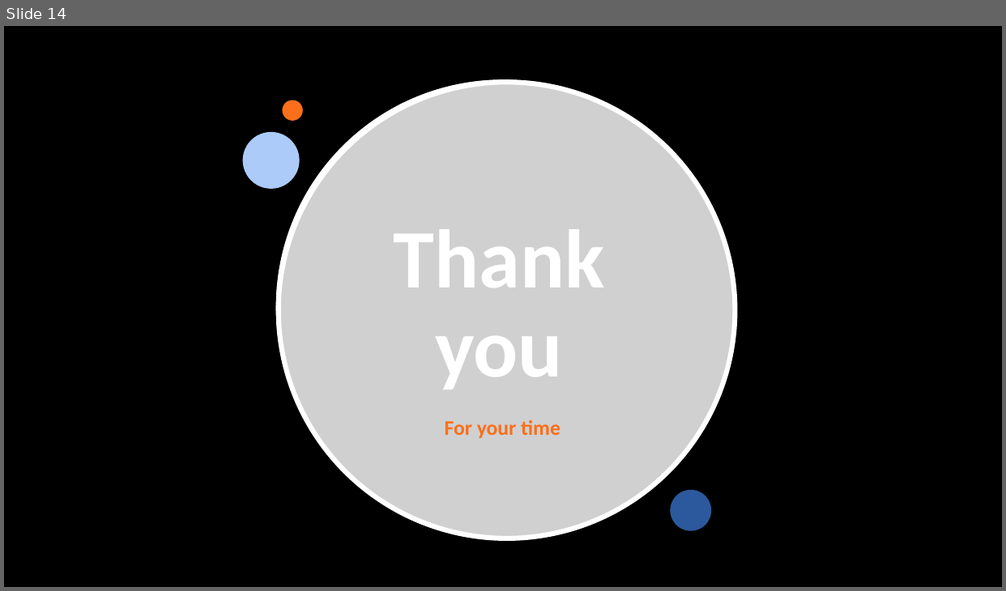
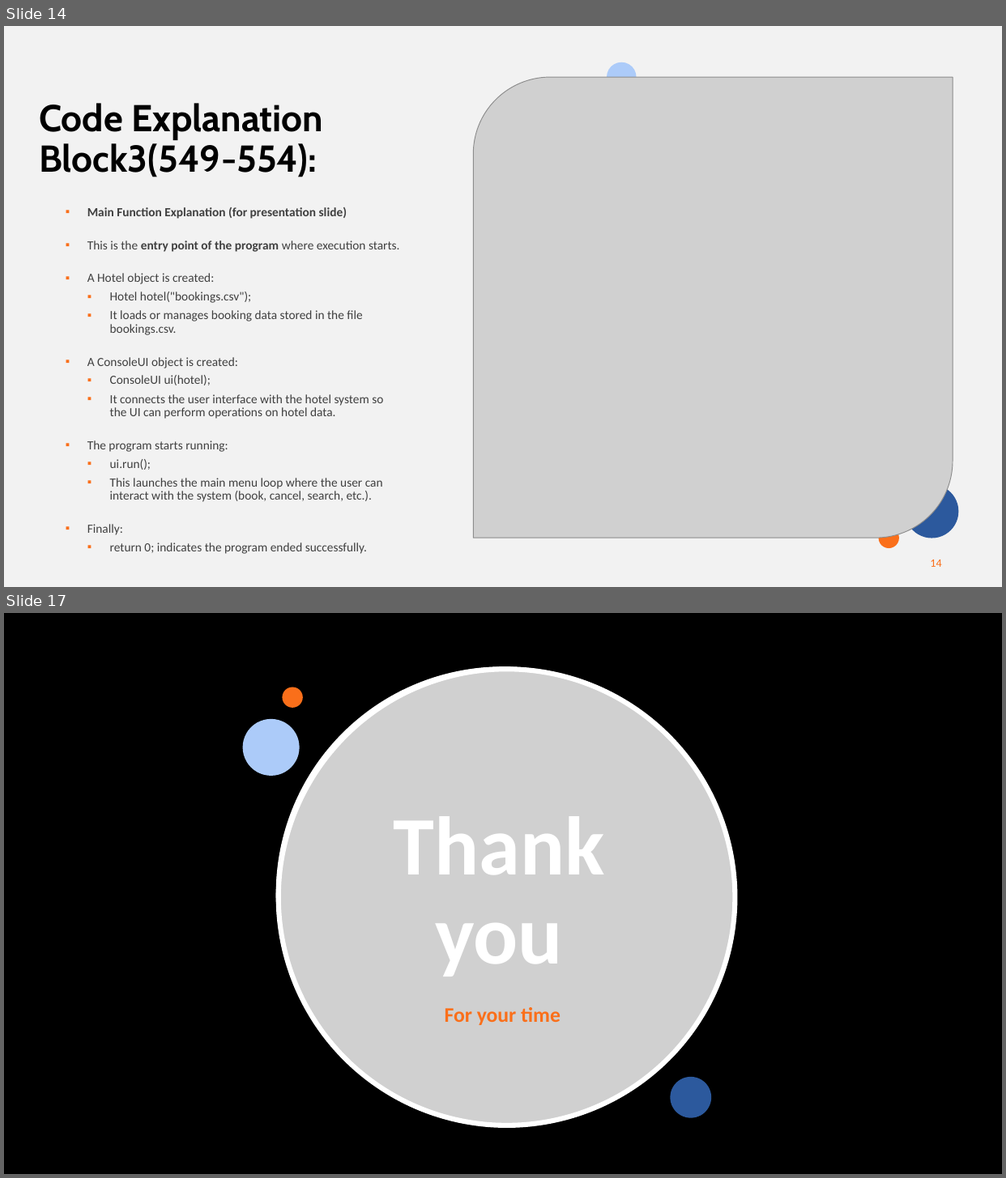
Before and after one commit to CyborkSpider/Hotel-Reservation, a slide deck: Hotel Reservation Presentation.pptx. Shown one above the other, each under a label of ours: slide 14 before the commit, slides 14 and 17 after it; the slides between them are not shown. The pictures are 1006x591 and 1006x1178 pixels, drawn with LibreOffice and Linux fonts; fonts in the diff are those of the drawing; grey boxes stand for pictures; background and template pictures are left out. Boxes give left, top, right and bottom in pixels: in the first picture for what was removed or moved away, otherwise in the second. Text is boxed around its words. In the diff, an @@ line names an element or a change of style, - is before the commit and + after.

```diff
--- a/Hotel Reservation Presentation.pptx
+++ b/Hotel Reservation Presentation.pptx
@@ slide 14 added at (4,26,1002,587), background #F2F2F2 @@
@@ ellipse added at (607,62,637,92), fill #ACCBF9 @@
@@ picture added at (473,77,953,538) @@
@@ title added at (39,103,323,177), 36 pt, text #000000, bold @@
+Code Explanation Block3(549-554):
@@ text added at (87,207,400,554), 12 pt, text #404040 @@
+▪ Main Function Explanation (for presentation slide)
+▪ This is the entry point of the program where execution starts.
+▪ A Hotel object is created:
+  ▪ Hotel hotel("bookings.csv");
+  ▪ It loads or manages booking data stored in the file bookings.csv.
+▪ A ConsoleUI object is created:
+  ▪ ConsoleUI ui(hotel);
+  ▪ It connects the user interface with the hotel system so the UI can perform operations on hotel data.
+▪ The program starts running:
+  ▪ ui.run();
+  ▪ This launches the main menu loop where the user can interact with the system (book, cancel, search, etc.).
+▪ Finally:
+  ▪ return 0; indicates the program ended successfully.
@@ ellipse added at (906,485,959,539), fill #2C599D @@
@@ ellipse added at (879,528,898,548), fill #FA6F1A @@
@@ rectangle added at (40,538,210,577), fill #F2F2F2 @@
@@ page number added at (930,560,941,567), 11 pt, text #FA6F1A @@
+14
@@ what was slide 14 is now slide 17 @@
```
Also in this commit, not shown: 7 slides changed, 8 other slides added, 6 slides removed, 1 other file.
